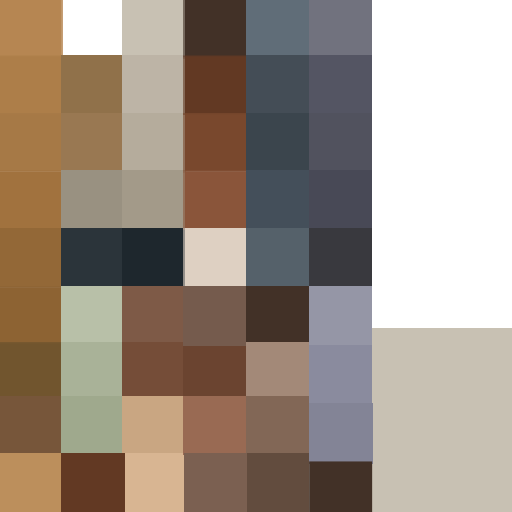
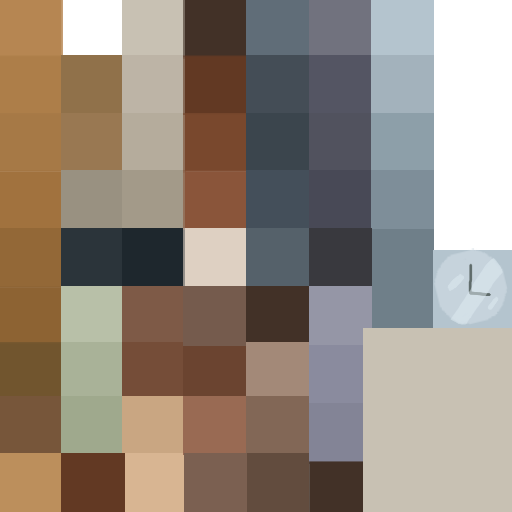
Comparing the layer stacks of the two 512×512 images. Changes:
moved "Layer 3" above "Layer 5" over [368, 335, 373, 503]
moved "Layer 5" above "Layer 8" over [363, 328, 373, 512]
added layer "Layer 8" (50%) above "Layer 7" over [445, 258, 503, 325]
added layer "Layer 7" above "Layer 1 copy 67" over [434, 248, 508, 325]
painted on "Layer 1 copy 67" over [433, 250, 512, 328]
added layer "Layer 1 copy 75" above "Layer 1 copy 74" over [372, 286, 435, 328]
added layer "Layer 1 copy 74" above "Layer 1 copy 73" over [372, 229, 434, 289]
added layer "Layer 1 copy 73" above "Layer 1 copy 72" over [371, 170, 434, 230]
added layer "Layer 1 copy 72" above "Layer 1 copy 71" over [371, 113, 434, 173]
added layer "Layer 1 copy 71" above "Layer 1 copy 70" over [371, 55, 434, 115]
added layer "Layer 1 copy 70" above "Layer 1 copy 60" over [371, 0, 434, 59]
added layer "Layer 1 copy 69" above "Layer 1 copy 57" over [371, 0, 372, 59]